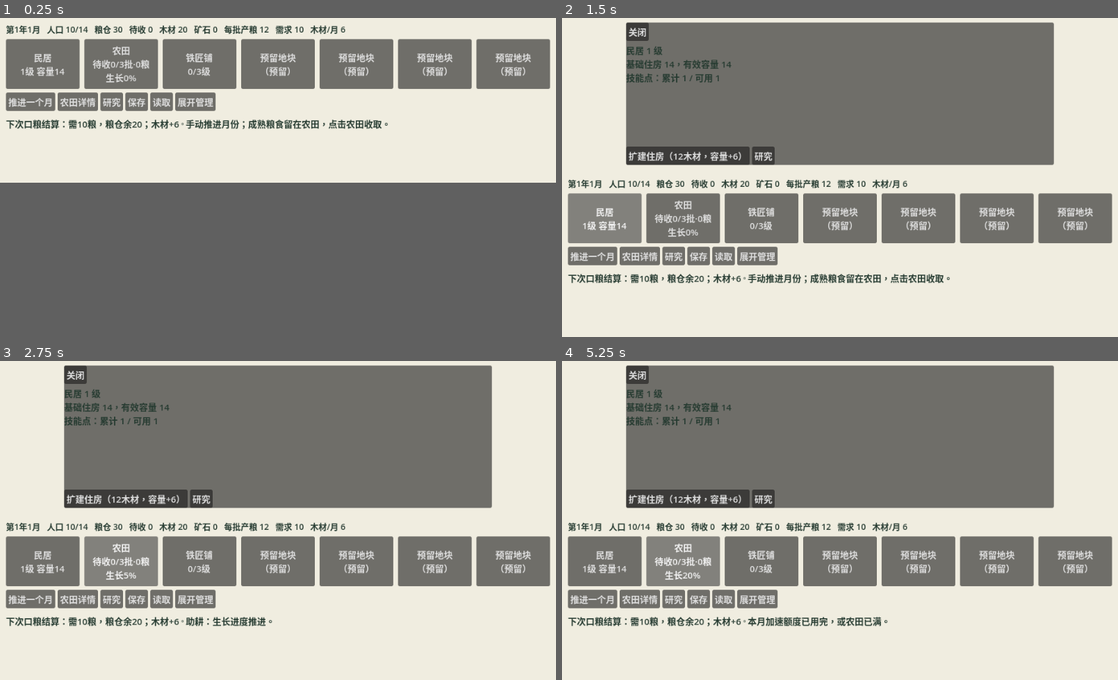
Above: before the commit, frames 1-4 (two rows, left to right).
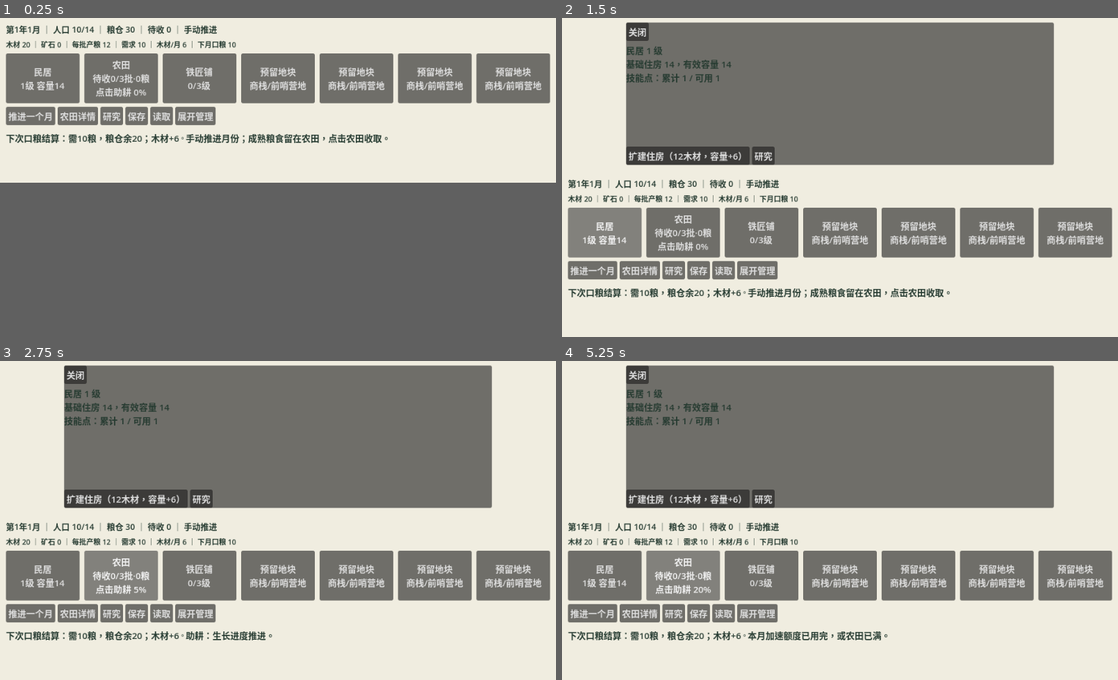
Above: after the commit, the same moments.

Repository: HDDD1123/game
Game: Godot game, scene res://ui/main.tscn
Two runs of this game, one before a commit and one after it. Both use one fixed random seed, a clock stepped at 60 frames per second and the inputs below.
Inputs (mouse positions are in pixels of both pictures, inside the frame that each line leads up to):
- Up to frame 1 (0.25 s): no input
- Up to frame 2 (1.5 s): click "民居 1级 容量14" at 0.5 s; click "民居 1级 容量14" at 1.25 s
- Up to frame 3 (2.75 s): click (122, 463) at 2 s, where only the run before the commit has a clickable "农田 待收0/3批·0粮 生长0%"
- Up to frame 4 (5.25 s): click (684, 463) at 2.75 s, where only the run before the commit has a clickable "农田 待收0/3批·0粮 生长5%"; click (684, 463) at 3.5 s, where only the run before the commit has a clickable "农田 待收0/3批·0粮 生长10%"; click (684, 463) at 4.25 s, where only the run before the commit has a clickable "农田 待收0/3批·0粮 生长15%"; click (684, 463) at 5 s, where only the run before the commit has a clickable "农田 待收0/3批·0粮 生长20%"

The runs differ from the first frame. In frame 1, 15% of the frame differs, in the area x 1-99%, y 2-40%; in frame 2, 15%; in frame 3, 14%; in frame 4, 15%.

Commit message:
T1-01/T1-02: 参考观察、6/4/12候选、街景信息分层与720/960/全宽布局

Diff:
--- /dev/null
+++ b/apps/desktop/tests/task1/test_layout.gd
@@ -0,0 +1,45 @@
+extends SceneTree
+## T1-02 布局检查：720/960/全宽三种宽度下关键控件在窗口内，并截图。
+var checks: int = 0
+var failures: int = 0
+
+func check(value: bool, label: String) -> void:
+	checks += 1
+	if not value:
+		failures += 1
+		printerr("FAIL: " + label)
+
+func _initialize() -> void:
+	call_deferred("run")
+
+func run() -> void:
+	DirAccess.make_dir_recursive_absolute("user://verification")
+	var scene = load("res://ui/main.tscn").instantiate()
+	root.add_child(scene)
+	await process_frame
+	await process_frame
+	scene.street_mode = true
+	scene._sync_views()
+	for width in [720, 960, 2536]:
+		root.size = Vector2i(width, 280)
+		await process_frame
+		await process_frame
+		scene._refresh()
+		await process_frame
+		var bounds := Rect2(Vector2.ZERO, Vector2(root.size))
+		check(bounds.encloses(scene.info_label.get_global_rect()), "info bar within %d" % width)
+		check(bounds.encloses(scene.street_row.get_global_rect()), "seven slots within %d" % width)
+		check(bounds.encloses(scene.street_notice.get_global_rect()), "notice within %d" % width)
+		check(scene.slot_buttons.size() == 7, "7 slots at %d" % width)
+		if width < 900:
+			check(not scene.info_secondary.visible, "secondary info hidden at %d" % width)
+		else:
+			check(scene.info_secondary.visible, "secondary info visible at %d" % width)
+		await process_frame
+		var img = root.get_texture().get_image()
+		if img and not img.is_empty():
+			img.save_png("user://verification/layout_%d.png" % width)
+	print("TASK1 LAYOUT: %d checks, %d failures" % [checks, failures])
+	scene.queue_free()
+	await process_frame
+	quit(1 if failures > 0 else 0)
--- a/apps/desktop/ui/main.gd
+++ b/apps/desktop/ui/main.gd
@@ -41,6 +41,7 @@
 var normal_root: VBoxContainer
 var street_root: VBoxContainer
 var info_label: Label
+var info_secondary: Label
 var street_notice: Label
 var street_next_button: Button
 var harvest_button: Button
@@ -178,6 +179,8 @@
 func _build_street() -> void:
 	info_label = _label(street_root)
 	info_label.add_theme_font_size_override("font_size", 14)
+	info_secondary = _label(street_root)
+	info_secondary.add_theme_font_size_override("font_size", 12)
 	street_row = HBoxContainer.new()
 	street_row.add_theme_constant_override("separation", 8)
 	street_root.add_child(street_row)
@@ -201,6 +204,7 @@
 		var button := Button.new()
 		button.custom_minimum_size = Vector2(0, 84)
 		button.size_flags_horizontal = Control.SIZE_EXPAND_FILL
+		button.clip_text = true
 		button.pressed.connect(_on_slot_pressed.bind(str(slot.id)))
 		street_row.add_child(button)
 		slot_buttons.append(button)
@@ -218,7 +222,7 @@
 	if slot_id == "housing" or slot_id == "forge":
 		_open_detail(slot_id)
 		return
-	message.text = "预留地块暂时没有生产或升级。"
+	message.text = "预留地块（未来：商栈 / 前哨营地）暂时不能建造。"
 	_refresh()
 
 # ---------- 建筑详情 ----------
@@ -440,11 +444,12 @@
 	elif v.food_shortfall > 0:
 		street_notice.text = "口粮警报：粮仓还差%d粮，田里待收%d粮。%s" % [v.food_shortfall, v.farm.ready_food, street_notice.text]
 	street_notice.add_theme_color_override("font_color", Color("9e3228") if s.ended or v.food_shortfall > 0 else Color("263b31"))
-	info_label.text = "%s   人口 %d/%d   粮仓 %d   待收 %d   木材 %d   矿石 %d   每批产粮 %d   需求 %d   木材/月 %d" % [v.date, s.population, v.housing_capacity, s.food, v.farm.ready_food, s.wood, s.ore, v.batch_food, v.food_demand, v.wood_production]
-	if not s.pending.is_empty():
-		info_label.text += "   ⚠ 流民待决定"
+	var time_word: String = "已暂停" if (not s.pending.is_empty() or s.ended) else "手动推进"
+	info_label.text = "%s ｜ 人口 %d/%d ｜ 粮仓 %d ｜ 待收 %d ｜ %s" % [v.date, s.population, v.housing_capacity, s.food, v.farm.ready_food, time_word]
 	if not s.expedition.is_empty():
-		info_label.text += "   ⚔ 远征在外"
+		info_label.text += " ｜ ⚔ 远征在外"
+	info_secondary.text = "木材 %d ｜ 矿石 %d ｜ 每批产粮 %d ｜ 需求 %d ｜ 木材/月 %d ｜ 下月口粮 %d" % [s.wood, s.ore, v.batch_food, v.food_demand, v.wood_production, int(s.population)]
+	info_secondary.visible = get_viewport_rect().size.x >= 900
 	for i in range(slot_buttons.size()):
 		var slot: Dictionary = slots[i]
 		var button: Button = slot_buttons[i]
@@ -452,7 +457,8 @@
 		if sid == "farm":
 			var fv: Dictionary = v.farm
 			var pct := int(int(fv.progress) * 100 / int(fv.full_batch))
-			button.text = "农田\n待收%d/%d批·%d粮\n生长%d%%" % [fv.ready_batches, fv.capacity, fv.ready_food, pct]
+			var action_word: String = "点击收取" if int(fv.ready_food) > 0 else "点击助耕"
+			button.text = "农田\n待收%d/%d批·%d粮\n%s %d%%" % [fv.ready_batches, fv.capacity, fv.ready_food, action_word, pct]
 			button.tooltip_text = "点击收取%d粮；待收满%d批会暂停生长。" % [fv.ready_food, fv.capacity] if fv.ready_food > 0 else "点击助耕+5%%；本月剩余额度%d%%。" % int(fv.activity_left * 100 / fv.full_batch)
 			if not s.pending.is_empty() and fv.ready_food == 0:
 				button.tooltip_text = "先处理流民事件，生长与助耕已暂停。"
@@ -465,7 +471,7 @@
 		elif sid == "forge":
 			button.text = "铁匠铺\n%d/3级" % s.forge
 		else:
-			button.text = str(slot.label) + "\n（预留）"
+			button.text = "预留地块\n商栈/前哨营地"
 
 # ---------- 窗口（沿用 004B） ----------
 func _on_pin_toggled(enabled: bool) -> void:
Binary file added: apps/desktop/docs/交付/任务1/layout_720.png
Binary file added: apps/desktop/docs/交付/任务1/layout_960.png
Binary file added: apps/desktop/docs/交付/任务1/layout_full.png
Not shown, added: apps/desktop/docs/交付/任务1/交互设计.md
Not shown, added: apps/desktop/docs/交付/任务1/创意候选.md
Not shown, added: apps/desktop/docs/交付/任务1/参考观察.md
